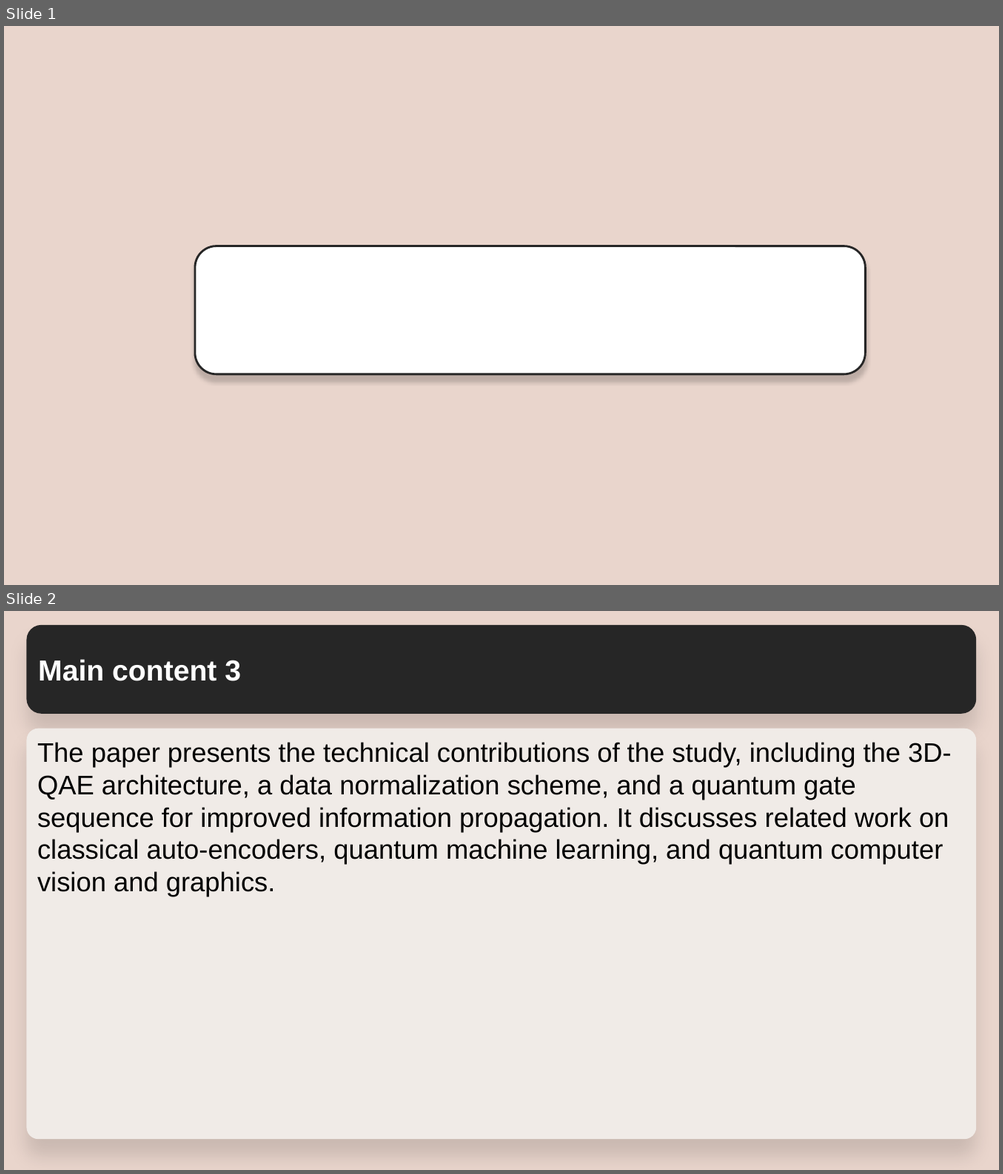
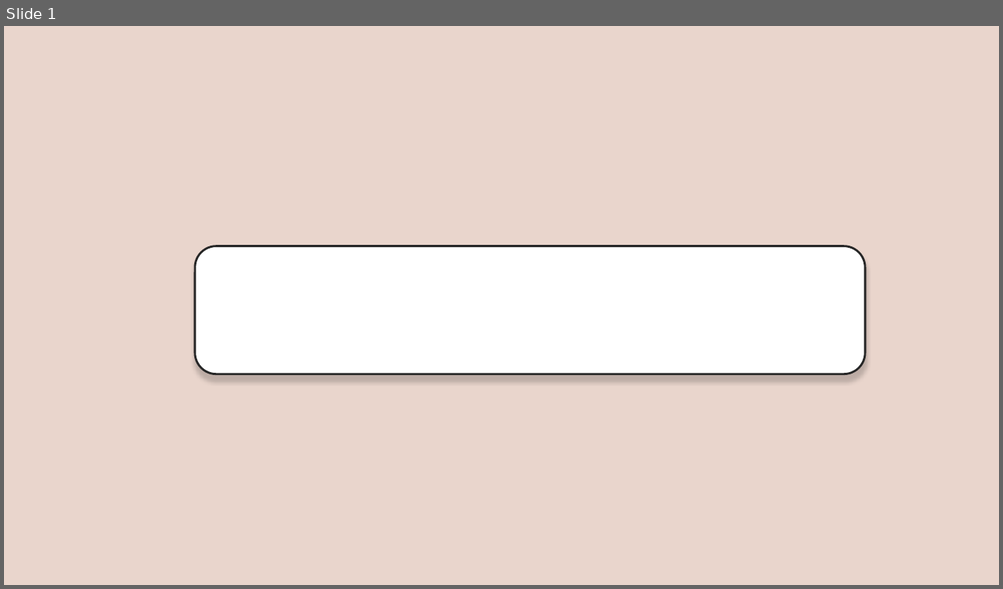
Before and after one commit to KhuTTTT/Backend, a slide deck: template.pptx. Shown one above the other, each under a label of ours: slides 1 and 2 before the commit, slide 1 after it. The pictures are 1003x1174 and 1003x589 pixels, drawn with LibreOffice and Linux fonts; fonts in the diff are those of the drawing. Boxes give left, top, right and bottom in pixels: in the first picture for what was removed or moved away, otherwise in the second. Text is boxed around its words. In the diff, an @@ line names an element or a change of style, - is before the commit and + after.

```diff
--- a/template.pptx
+++ b/template.pptx
@@ slide 2 removed at [4, 611, 999, 1170], background #E9D5CC @@
@@ rounded rectangle removed at [26, 625, 976, 714] @@
-Main content 3
@@ rounded rectangle removed at [26, 728, 976, 1139] @@
-The paper presents the technical contributions of the study, including the 3D-QAE architecture, a data normalization scheme, and a quantum gate sequence for improved information propagation. It discusses related work on classical auto-encoders, quantum machine learning, and quantum computer vision and graphics.
```
Also in this commit, not shown: 10 slides added, 8 other slides removed.
